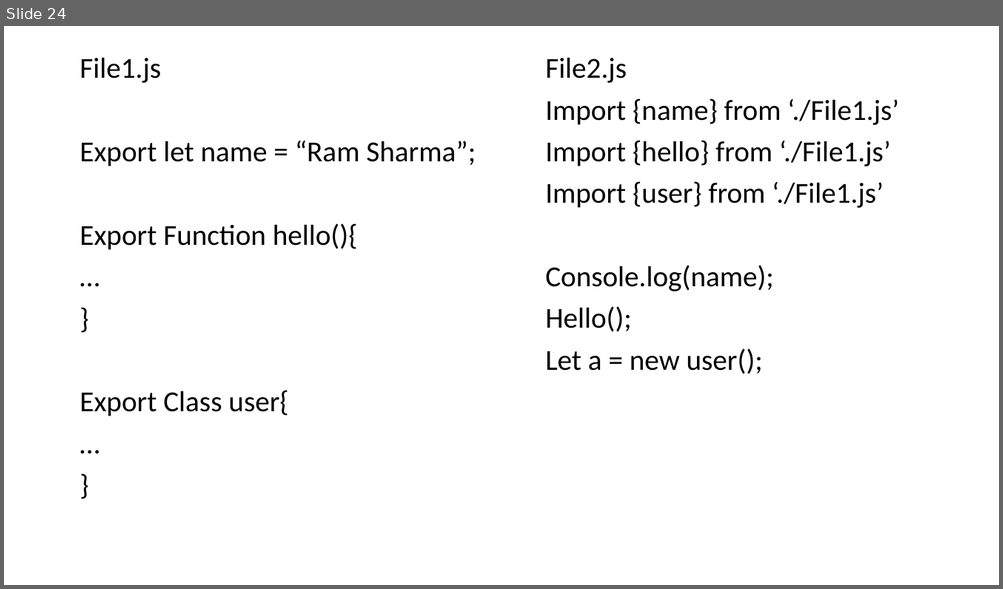
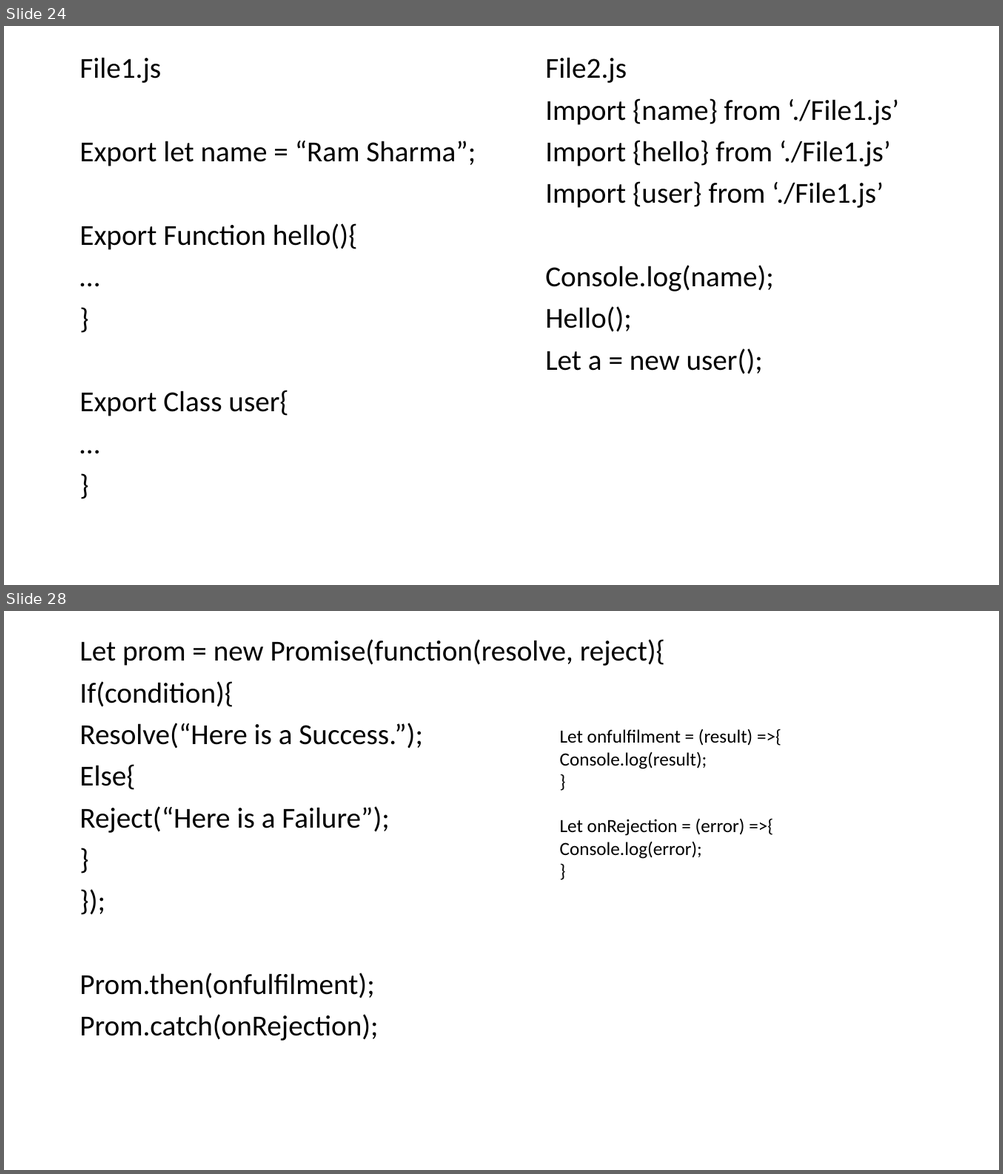
Before and after one commit to PiyushChaturvedii/Batch04, a slide deck: AdvanceJavaScript.pptx. Shown one above the other, each under a label of ours: slide 24 before the commit, slides 24 and 28 after it; the slides between them are not shown. The pictures are 1003x589 and 1003x1174 pixels, drawn with LibreOffice and Linux fonts; fonts in the diff are those of the drawing. Boxes give left, top, right and bottom in pixels: in the first picture for what was removed or moved away, otherwise in the second. Text is boxed around its words. In the diff, an @@ line names an element or a change of style, - is before the commit and + after.

```diff
--- a/AdvanceJavaScript.pptx
+++ b/AdvanceJavaScript.pptx
@@ slide 28 added at (4, 611, 999, 1170), background #FFFFFF @@
@@ text added at (79, 639, 665, 1041), 28 pt, text #000000 @@
+Let prom = new Promise(function(resolve, reject){
+If(condition){
+Resolve(“Here is a Success.”);
+Else{
+Reject(“Here is a Failure”);
+}
+});
+Prom.then(onfulfilment);
+Prom.catch(onRejection);
@@ text added at (560, 729, 752, 859), 18 pt, text #000000 @@
+Let onfulfilment = (result) =>{
+Console.log(result);
+}
+Let onRejection = (error) =>{
+Console.log(error);
+}
```
Also in this commit, not shown: 9 other slides added, 8 other files.
